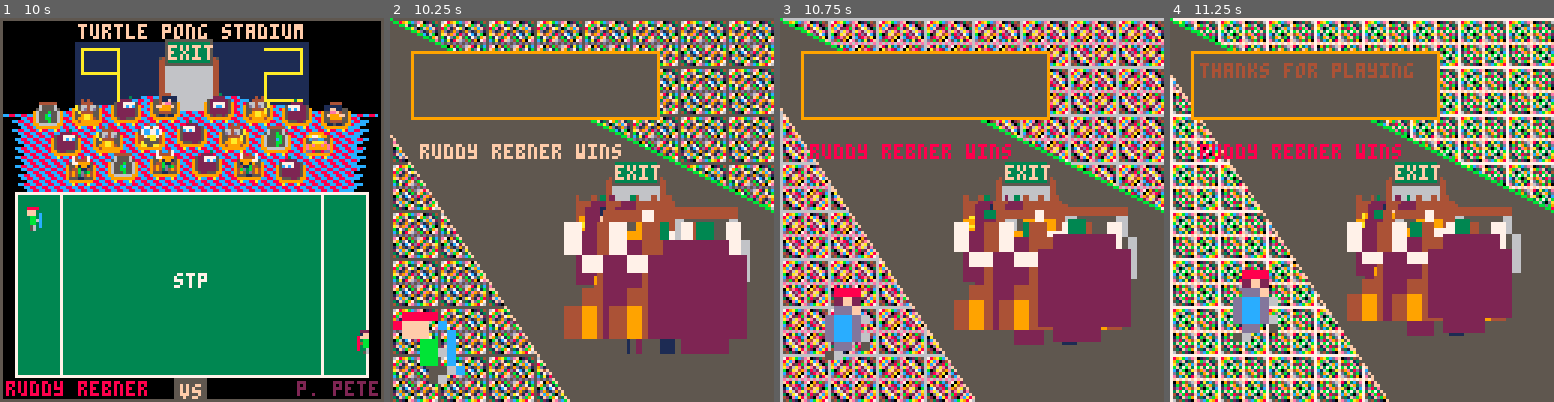
Above: before the commit, frames 1-4 (left to right).
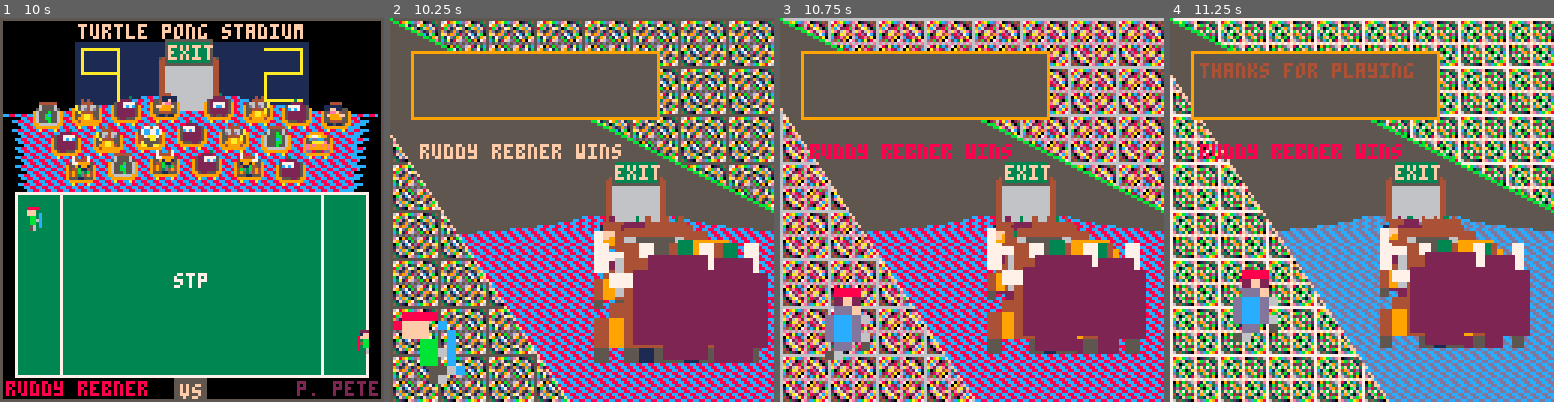
Above: after the commit, the same moments.

Repository: topromulan/STP4
Game: PICO-8 cartridge stp4.p8
The game is run twice, just before and just after one commit, with the same random seed, the same clock (stepped at 60 frames per second) and the same inputs.
Inputs:
- Up to frame 1 (10 s): tap X (X key) at 0.33, 1.07, 1.85, 2.97, 4.08, 5.2, 6.32, 7.43, 8.55, 9.67 s; tap O (Z key) at 0.7, 1.7, 2.1, 2.5, 2.9, 3.3, 3.7, 4.1, 4.5, 4.9, 5.3, 5.7, 6.1, 6.5, 6.9, 7.3, 7.7, 8.1, 8.5, 8.9, 9.3, 9.7 s; hold Right 1.6-2.1 s; hold Up 2.15-2.42 s; hold Right 2.47-3.03 s; hold Left 3.08-3.58 s; hold Down 3.63-3.97 s; hold Right 4.02-4.68 s; hold Up 4.73-5.03 s; hold Left 5.08-5.68 s; hold Down 5.73-6.03 s; hold Right 6.08-6.58 s; hold Right 6.63-7.13 s; hold Up 7.18-7.45 s; hold Right 7.5-8.07 s; hold Left 8.12-8.62 s; hold Down 8.67-9 s; hold Right 9.05-9.72 s; hold Up from 9.77 s (still down)
- Up to frame 2 (10.25 s): release Up at 10.07 s; tap O (Z key) at 10.1 s; hold Left from 10.12 s (still down)
- Up to frame 3 (10.75 s): tap O (Z key) at 10.5 s; release Left at 10.72 s
- Up to frame 4 (11.25 s): hold Down 10.77-11.07 s; tap X (X key) at 10.78 s; tap O (Z key) at 10.9 s; hold Right from 11.12 s (still down)

Frame 1 is identical in both runs. In frame 2, 26% of the frame differs, in the area x 17-100%, y 46-100%; in frame 3, 25%; in frame 4, 23%.

Commit message:
party screen work

Diff:
--- a/stp4.p8
+++ b/stp4.p8
@@ -9,8 +9,7 @@
  screen={}
  do_intro()
 
-
-
+-- party screen test:
 -- game_init()
 -- player_wins(1+flr(rnd(2)))
 end
@@ -636,7 +635,7 @@
 
  draw_field()
  draw_scoreboard()
- draw_floor()
+ draw_floor(stadium.field.middle,stadium.floor.top,stadium.floor.height)
  draw_names()
 
  local exitx=(stadium.display.left+stadium.display.right)/2-12
@@ -800,8 +799,8 @@
  print(players[2].name,127-4*#players[2].name,121,2)
 end
 
-function draw_floor()
- for i=1,stadium.floor.height do
+function draw_floor(middle,top,height)
+ for i=1,height do
   local rad
   if(i<8) then
    rad=15+i^2
@@ -809,9 +808,9 @@
   else
    rad=60-1.5*(i%3)-i/10
   end
-  local l=stadium.field.middle-rad
-  local r=stadium.field.middle+rad
-  local h=stadium.floor.top+i
+  local l=middle-rad
+  local r=middle+rad
+  local h=top+i
   line(l,h,r,h,stadium.floor.color1)
   for j=l+2,r-2,4 do
    local c=stadium.floor.color2
@@ -883,20 +882,20 @@
 function party_draw()
  cls(5)
 
+ draw_floor(80,65,63)
  draw_door(70,44)
- --extend draw_floor
-
- local progress=8+party_time/12
+
+ local p=1.1*(8+party_time/12)
 
  for i=1,#stadium.audience do
   local z=stadium.audience[i].sprite+32
   sspr(z*8%128,8*flr(z*8/128),8,8,
-   50+progress+(i%6)*(10-10/(1+flr(i/6))),--dx
-   54-progress/12+flr(i/6)*(7-i/10),--dy
-   20/progress*(flr(i/6)*6),--dw
-   20/progress*(flr(i/6)*6),--dh
+   60+p+(i%4)*(15-(p/1.5+10/(3+flr(i/6)))),--x
+   61-p/12+flr(i/6)*(7-i/10),--y
+   20/p*(flr(i/6)*6),--w
+   20/p*(flr(i/6)*6),--h
    (cycles%3==0)--x flip
-   )
+  )
  end
  party_drapes_draw()
 
@@ -945,10 +944,8 @@
  local x,y
  for y=0,127 do
   for x=0,127 do
-   local color=15
    if(y>party_line1(x)) then pset(x,y,party_fn(x,y)) end
    if(y<party_line2(x)) then pset(x,y,party_fn(x,y)) end
---   pset(x,y,color)
   end
  end
  for x=0,127 do
Not shown, changed: 129 lines of the sprite sheet (__gfx__) section of stp4.p8
Not shown, changed: the thumbnail (__label__) section of stp4.p8
